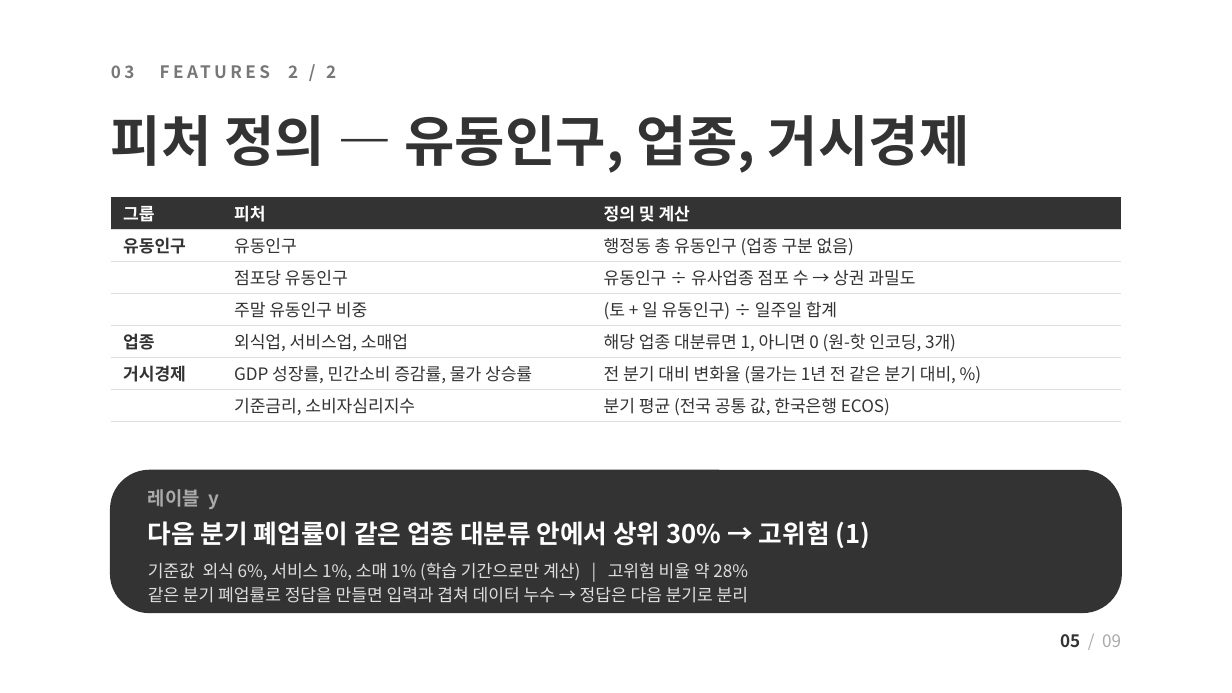
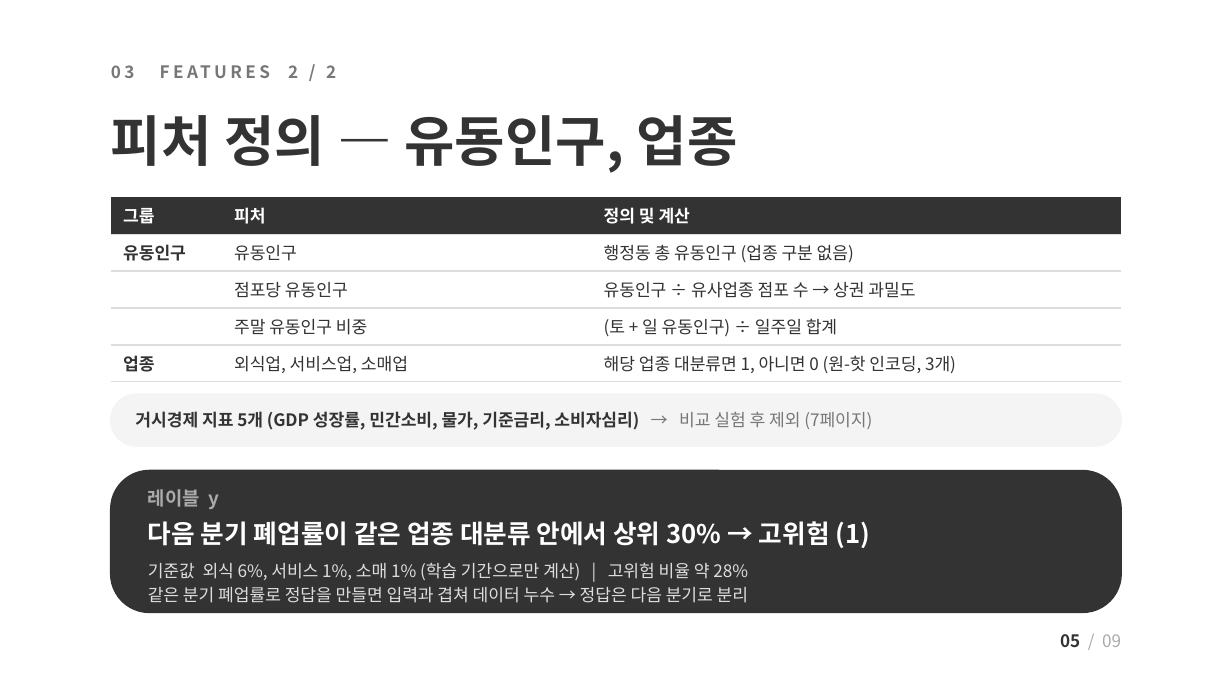
Before and after one commit to JungUihyun/biz-risk-predictor, a slide deck: slide 5 of docs/presentation/biz-risk-predictor_mid2_public.pptx. Drawn at 1232x693 pixels with LibreOffice and Linux fonts; fonts in the diff are those of the drawing. Boxes give left, top, right and bottom in pixels: in the first picture for what was removed or moved away, otherwise in the second. Text is boxed around its words. In the diff, an @@ line names an element or a change of style, - is before the commit and + after.

```diff
--- a/docs/presentation/biz-risk-predictor_mid2_public.pptx
+++ b/docs/presentation/biz-risk-predictor_mid2_public.pptx
@@ title at (x1=111, y1=115, x2=738, y2=173): text changed @@
-피처 정의 — 유동인구, 업종, 거시경제
+피처 정의 — 유동인구, 업종
@@ table at (x1=111, y1=197, x2=1121, y2=377) @@
-row 6: 거시경제 | GDP 성장률, 민간소비 증감률, 물가 상승률 | 전 분기 대비 변화율 (물가는 1년 전 같은 분기 대비, %)
-row 7:  | 기준금리, 소비자심리지수 | 분기 평균 (전국 공통 값, 한국은행 ECOS)
@@ rounded rectangle added at (x1=111, y1=394, x2=1121, y2=446), fill #F4F4F4, outline #F4F4F4 1 pt @@
@@ text added at (x1=135, y1=411, x2=872, y2=430), 10 pt, text #333333, bold @@
+거시경제 지표 5개 (GDP 성장률, 민간소비, 물가, 기준금리, 소비자심리) → 비교 실험 후 제외 (7페이지)
```
Also in this commit, not shown: 7 other slides changed, 11 other files.
